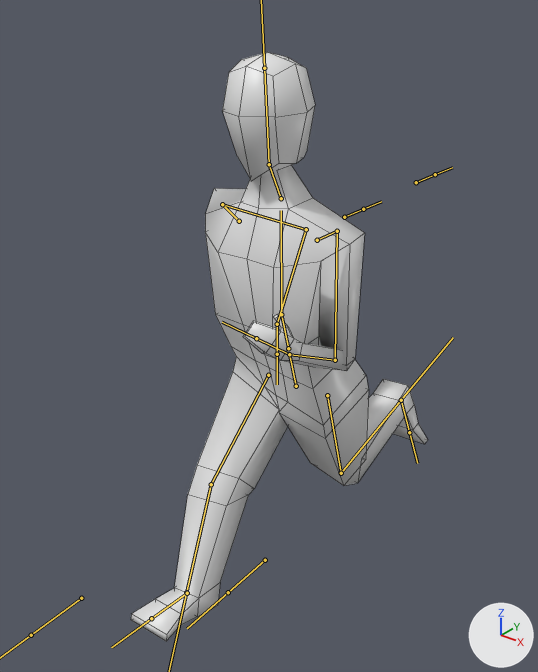
A saved change to the FBX model Assets/humanoid.fbx.
The view is the same before and after, from a camera (50 mm lens) standing at (7.28, -10.05, 9.09) and looking at (-0.5, -0.34, 3.06). Arrows for +X, +Y and +Z are at lower right; the lights stay in place. Both versions are drawn at frame 19 of the action 'Armature|Humanoid.Run'; the numbers are the values there. The bones that bend it are drawn over the model as lines. Mesh edges are drawn as thin lines.
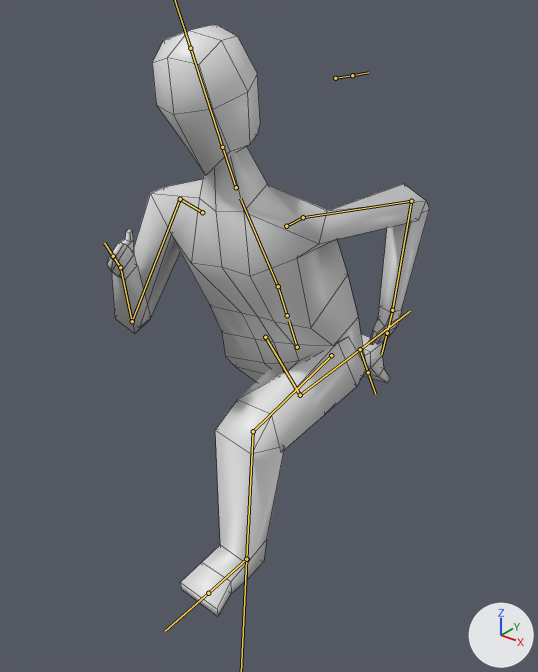
Boxes (x1, y1, x2, y2) around the edits, measured in the pictures (538 x 672 px):
'Cube', posed (8% wider): before (131, 52, 428, 641); after (107, 24, 429, 617)
bone 'Hip', root to tip: before (296, 386) to (289, 354); after (297, 347) to (289, 321)
bone 'L.UpperLeg', root to tip: before (327, 395) to (341, 473); after (331, 355) to (253, 431)
bone 'L.LowerLeg', root to tip: before (341, 473) to (401, 400); after (253, 431) to (246, 559)
bone 'Chest', root to tip: before (281, 314) to (281, 210); after (278, 286) to (240, 198)
bone 'L.Biceps', root to tip: before (337, 231) to (335, 360); after (303, 217) to (411, 201)
bone 'L.LowerArm', root to tip: before (335, 360) to (289, 354); after (411, 201) to (392, 310)
bone 'L.Arm', root to tip: before (289, 354) to (256, 338); after (392, 310) to (387, 333)
bone 'Neck', root to tip: before (281, 198) to (269, 164); after (236, 187) to (222, 147)
bone 'Head', root to tip: before (269, 164) to (264, 68); after (222, 147) to (190, 48)
bone 'R.Biceps', root to tip: before (222, 204) to (306, 229); after (180, 199) to (132, 321)
bone 'R.LowerArm', root to tip: before (306, 229) to (277, 324); after (132, 321) to (120, 267)
bone 'R.Arm', root to tip: before (277, 324) to (277, 354); after (120, 267) to (113, 256)
bone 'R.UpperLeg', root to tip: before (268, 375) to (211, 484); after (265, 337) to (300, 395)
bone 'R.LowerLeg', root to tip: before (211, 484) to (186, 592); after (300, 395) to (360, 349)
bone 'L.Heel.IK', root to tip: before (401, 400) to (401, 400); after (247, 559) to (247, 558)
bone 'R.Heel.IK', root to tip: before (187, 593) to (187, 592); after (360, 349) to (359, 349)

What changed in the scene script:
```text
Change bone_hip:
    where bone_hip = bpy.data.objects['Armature'].pose.bones['Hip']
    bone_hip.location: (0.0, 9.29, 0.0) -> (0.0, 10.11, 0.0)
    bone_hip.rotation_quaternion: (0.991, 0.133, 0.009, 0.01) -> (0.967, 0.241, 0.073, -0.03)  # degrees (15, 1, 1) -> degrees (28, 9, -1)
Change bone_l_upperleg:
    where bone_l_upperleg = bpy.data.objects['Armature'].pose.bones['L.UpperLeg']  # child of 'Hip'
    bone_l_upperleg.rotation_quaternion: (0.988, -0.101, 0.066, -0.096) -> (0.628, 0.76, 0.041, -0.162)  # degrees (-12, 6, -12) -> degrees (100, 17, -8)
Change bone_l_lowerleg:
    where bone_l_lowerleg = bpy.data.objects['Armature'].pose.bones['L.LowerLeg']  # child of 'L.UpperLeg'
    bone_l_lowerleg.rotation_quaternion: (0.767, -0.453, 0.0, -0.454) -> (0.86, -0.36, 0.0, -0.361)  # degrees (-50, -24, -50) -> degrees (-40, -15, -40)
Change bone_chest:
    where bone_chest = bpy.data.objects['Armature'].pose.bones['Chest']  # child of 'Waist'
    bone_chest.rotation_quaternion: (0.992, -0.125, -0.009, -0.01) -> (0.997, -0.012, -0.038, 0.063)  # degrees (-14, -1, -1) -> degrees (-2, -4, 7)
Change bone_l_biceps:
    where bone_l_biceps = bpy.data.objects['Armature'].pose.bones['L.Biceps']  # child of 'L.Shoulder'
    bone_l_biceps.rotation_quaternion: (0.709, -0.704, -0.017, 0.04) -> (0.647, -0.576, 0.448, 0.221)  # degrees (-90, 2, 5) -> degrees (-97, 57, -25)
Change bone_l_lowerarm:
    where bone_l_lowerarm = bpy.data.objects['Armature'].pose.bones['L.LowerArm']  # child of 'L.Biceps'
    bone_l_lowerarm.rotation_quaternion: (0.487, 0.079, 0.0, -0.87) -> (0.738, 0.061, 0.0, -0.672)  # degrees (4, 8, -121) -> degrees (5, 5, -84)
Change bone_l_arm:
    where bone_l_arm = bpy.data.objects['Armature'].pose.bones['L.Arm']  # child of 'L.LowerArm'
    bone_l_arm.rotation_quaternion: (0.927, 0.308, -0.205, 0.064) -> (-0.987, -0.109, 0.02, -0.12)  # degrees (37, -25, -1) -> degrees (12, -4, 14)
Change bone_neck:
    where bone_neck = bpy.data.objects['Armature'].pose.bones['Neck']  # child of 'Chest'
    bone_neck.rotation_quaternion: (0.996, 0.086, 0.002, -0.001) -> (0.984, -0.176, -0.02, -0.012)  # degrees (10, 0, 0) -> degrees (-20, -3, -1)
Change bone_head:
    where bone_head = bpy.data.objects['Armature'].pose.bones['Head']  # child of 'Neck'
    bone_head.rotation_quaternion: (0.997, -0.072, 0.006, 0.004) -> (0.993, 0.118, 0.01, 0.011)  # degrees (-8, 1, 0) -> degrees (14, 1, 1)
Change bone_r_biceps:
    where bone_r_biceps = bpy.data.objects['Armature'].pose.bones['R.Biceps']  # child of 'R.Shoulder'
    bone_r_biceps.rotation_quaternion: (0.582, -0.622, -0.351, -0.388) -> (0.831, -0.444, 0.118, 0.314)  # degrees (-93, -63, -2) -> degrees (-49, 28, 28)
Change bone_r_lowerarm:
    where bone_r_lowerarm = bpy.data.objects['Armature'].pose.bones['R.LowerArm']  # child of 'R.Biceps'
    bone_r_lowerarm.rotation_quaternion: (0.723, 0.063, 0.0, 0.688) -> (0.368, 0.085, 0.0, 0.926)  # degrees (5, -5, 87) -> degrees (4, -9, 136)
Change bone_r_arm:
    where bone_r_arm = bpy.data.objects['Armature'].pose.bones['R.Arm']  # child of 'R.LowerArm'
    bone_r_arm.rotation_quaternion: (0.976, 0.208, -0.029, -0.058) -> (-0.993, -0.107, -0.044, 0.03)  # degrees (24, -2, -7) -> degrees (12, 5, -3)
Change bone_r_upperleg:
    where bone_r_upperleg = bpy.data.objects['Armature'].pose.bones['R.UpperLeg']  # child of 'Hip'
    bone_r_upperleg.rotation_quaternion: (0.889, 0.447, -0.024, 0.098) -> (0.987, -0.136, 0.037, 0.073)  # degrees (53, -7, 9) -> degrees (-15, 5, 8)
Change bone_r_lowerleg:
    where bone_r_lowerleg = bpy.data.objects['Armature'].pose.bones['R.LowerLeg']  # child of 'R.UpperLeg'
    bone_r_lowerleg.rotation_quaternion: (0.987, -0.11, -0.004, 0.12) -> (0.905, -0.3, 0.0, 0.301)  # degrees (-13, 1, 14) -> degrees (-34, 10, 34)
Change bone_l_heel_ik:
    where bone_l_heel_ik = bpy.data.objects['Armature'].pose.bones['L.Heel.IK']
    bone_l_heel_ik.location: (0.73, 3.14, -12.43) -> (0.49, -2.44, -12.0)
    bone_l_heel_ik.rotation_quaternion: (0.605, -0.796, 0.0, 0.0) -> (0.997, 0.0, 0.0, 0.074)  # degrees (-106, 0, 0) -> degrees (0, 0, 9)
Change bone_r_heel_ik:
    where bone_r_heel_ik = bpy.data.objects['Armature'].pose.bones['R.Heel.IK']
    bone_r_heel_ik.location: (-0.56, -2.25, -10.02) -> (-0.57, 3.7, -13.0)
    bone_r_heel_ik.rotation_quaternion: (0.994, 0.064, 0.017, -0.09) -> (-0.495, 0.866, 0.044, 0.06)  # degrees (7, 3, -10) -> degrees (-121, -8, 1)
```
